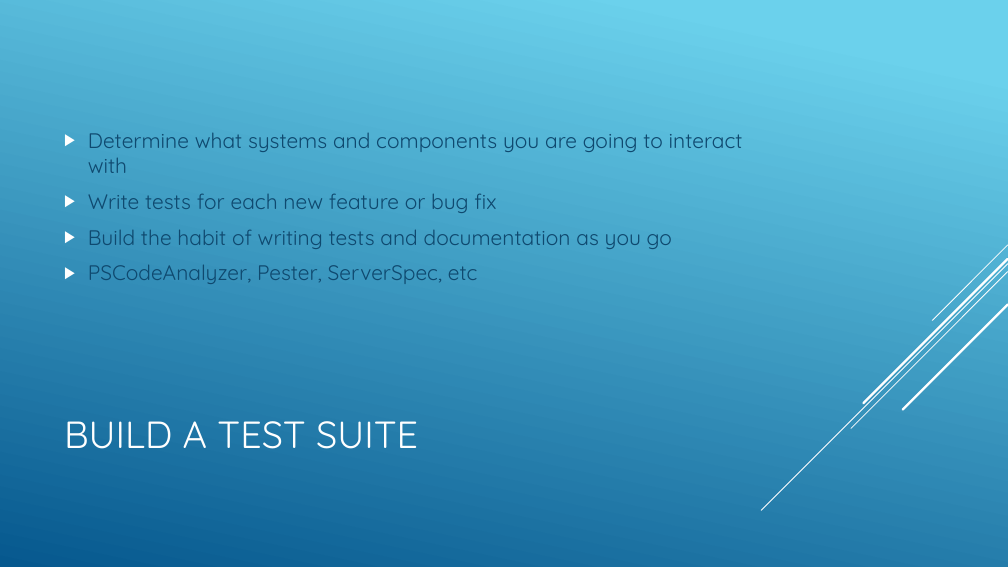
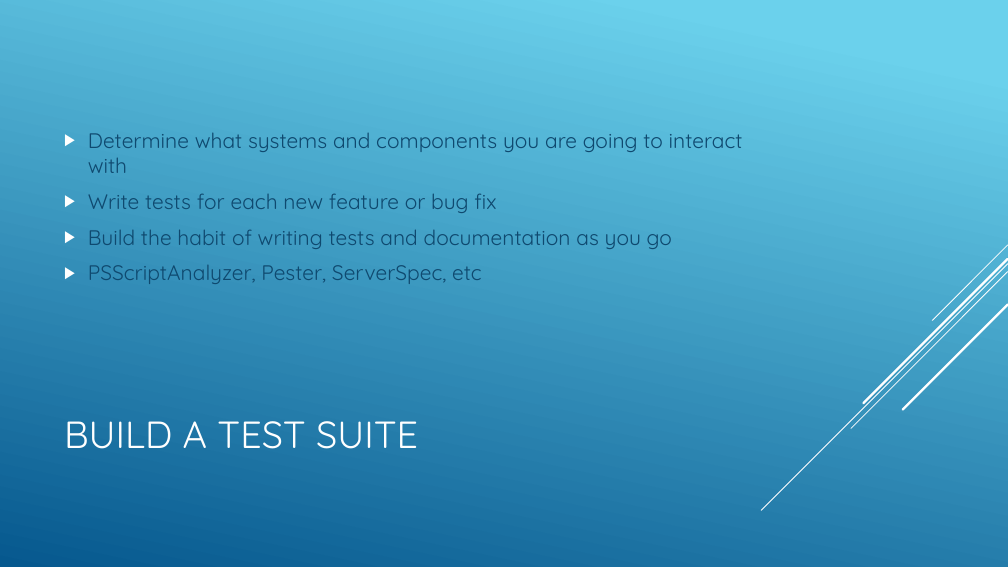
Before and after one commit to CincyPowerShell/AprilMeetup-PSHSummitRecap, a slide deck: slide 5 of Agile PowerShell.pptx. Drawn at 1008x567 pixels with LibreOffice and Linux fonts; fonts in the diff are those of the drawing. Boxes give left, top, right and bottom in pixels: in the first picture for what was removed or moved away, otherwise in the second. Text is boxed around its words. In the diff, an @@ line names an element or a change of style, - is before the commit and + after.

Commit message:
Posting Slides

```diff
--- a/Agile PowerShell.pptx
+++ b/Agile PowerShell.pptx
@@ text at (88, 265, 482, 284): text changed @@
-▶ PSCodeAnalyzer, Pester, ServerSpec, etc
+▶ PSScriptAnalyzer, Pester, ServerSpec, etc
```
